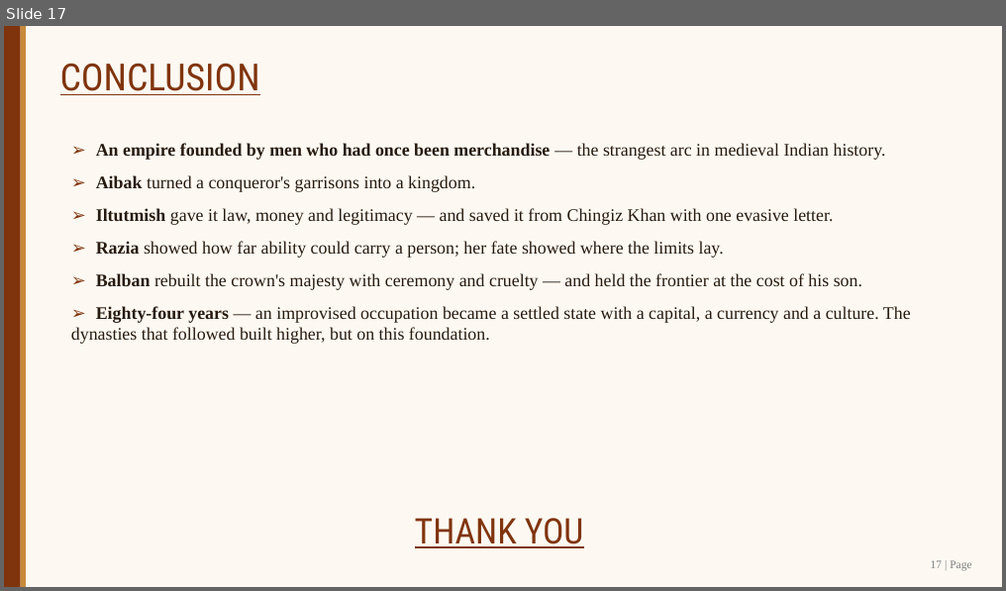
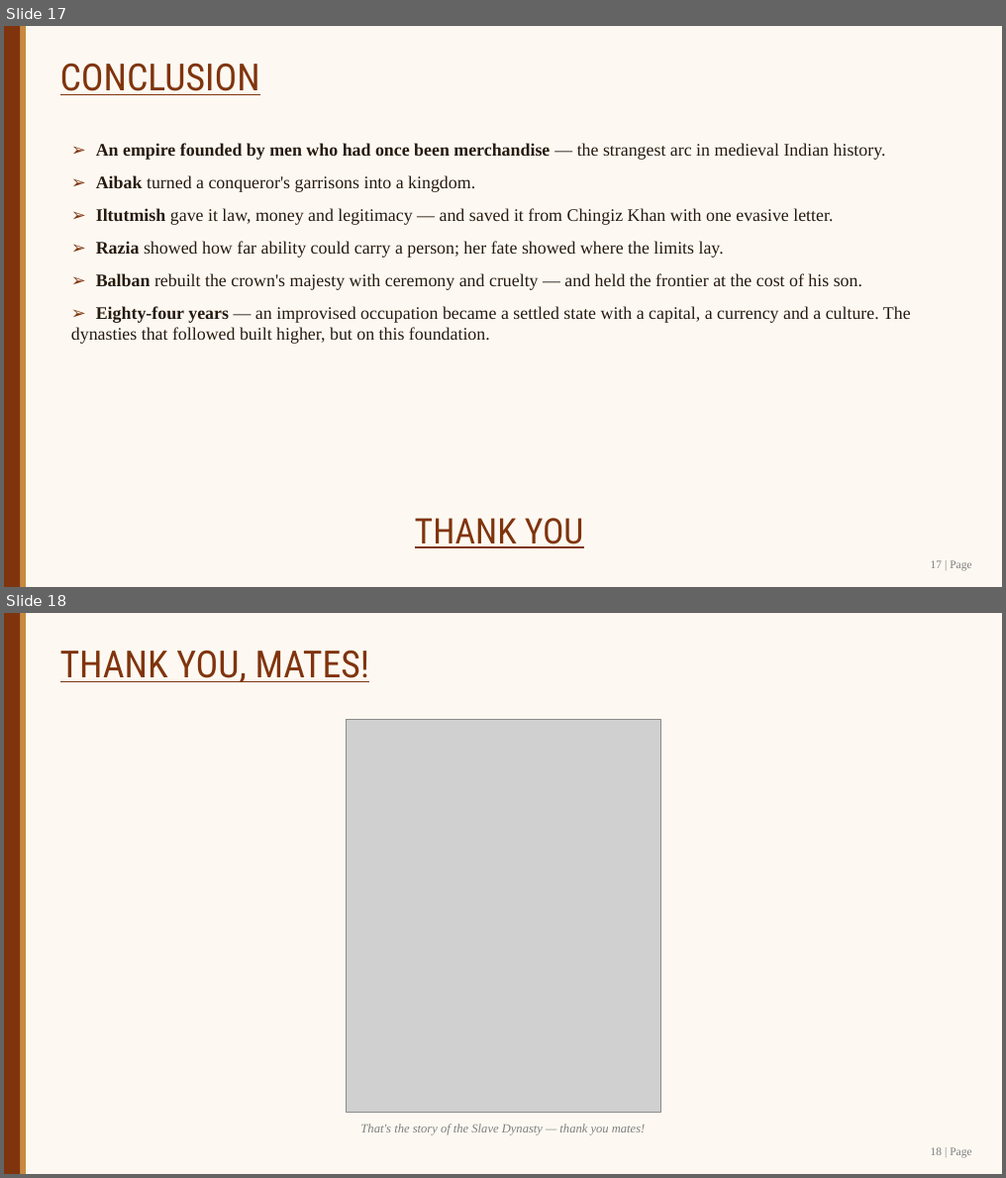
Before and after one commit to SangamSitapuri07/SIH, a slide deck: assignment/Slave_Dynasty_Mamluk_Presentation.pptx. Shown one above the other, each under a label of ours: slide 17 before the commit, slides 17 and 18 after it. The pictures are 1006x591 and 1006x1178 pixels, drawn with LibreOffice and Linux fonts; fonts in the diff are those of the drawing; grey boxes stand for pictures; background and template pictures are left out. Boxes give left, top, right and bottom in pixels: in the first picture for what was removed or moved away, otherwise in the second. Text is boxed around its words. In the diff, an @@ line names an element or a change of style, - is before the commit and + after.

```diff
--- a/assignment/Slave_Dynasty_Mamluk_Presentation.pptx
+++ b/assignment/Slave_Dynasty_Mamluk_Presentation.pptx
@@ slide 18 added at <box>4,613,1002,1174</box>, background #FDF9F2 @@
@@ rectangle added at <box>4,613,21,1174</box>, fill #80340D @@
@@ rectangle added at <box>21,613,26,1174</box>, fill #C88A3C @@
@@ text added at <box>60,650,370,682</box>, 36 pt, text #80340D, underline @@
+THANK YOU, MATES!
@@ picture added at <box>347,719,660,1112</box> @@
@@ text added at <box>360,1124,646,1136</box>, 12 pt, text #7F7F7F, italic @@
+That's the story of the Slave Dynasty — thank you mates!
@@ text added at <box>931,1148,971,1158</box>, 11 pt, text #7F7F7F @@
+18 | Page
```
Also in this commit, not shown: 6 other files.
